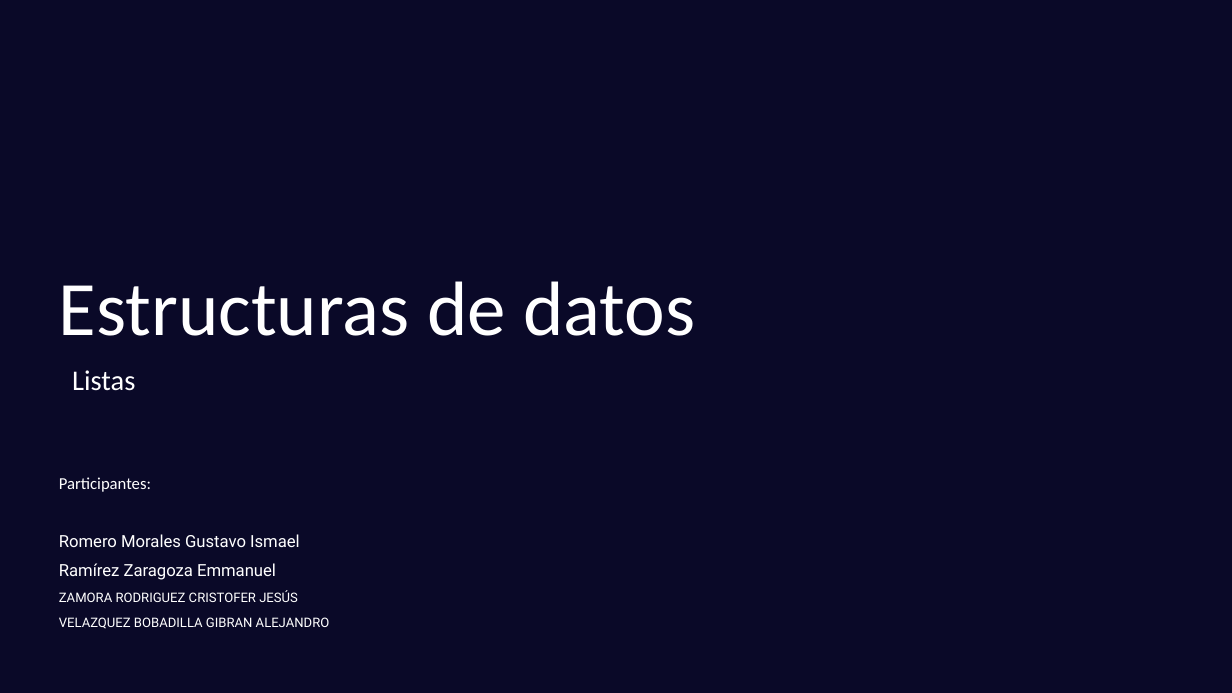
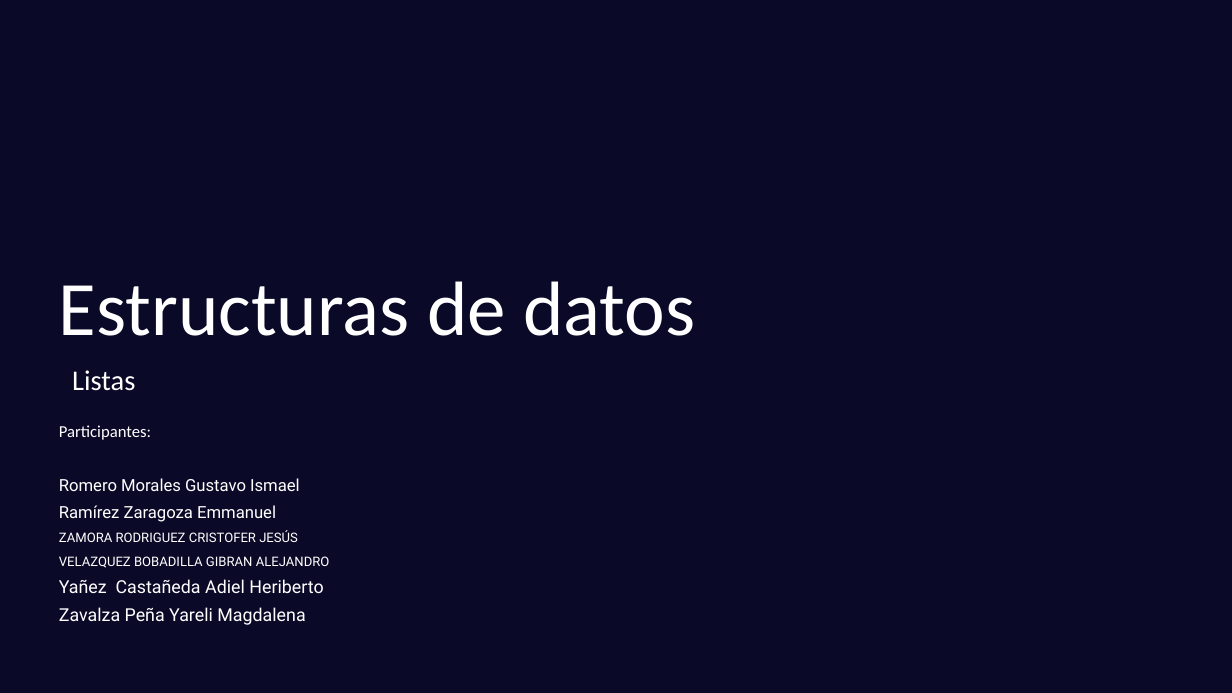
Before and after one commit to 987-Ismael-Romero/Listas, a slide deck: slide 1 of Expo/Expo_Listas.pptx. Drawn at 1232x693 pixels with LibreOffice and Linux fonts; fonts in the diff are those of the drawing; background and template pictures are left out. Boxes give left, top, right and bottom in pixels: in the first picture for what was removed or moved away, otherwise in the second. Text is boxed around its words. In the diff, an @@ line names an element or a change of style, - is before the commit and + after.

```diff
--- a/Expo/Expo_Listas.pptx
+++ b/Expo/Expo_Listas.pptx
@@ text "Participantes:": place and size @@
-text "Participantes:" at <box>59,477,330,629</box>
+text "Participantes:" at <box>59,425,330,625</box>
@@ text at <box>59,425,330,568</box>: line spacing 0.8 to 0.7 @@
@@ text at <box>59,579,323,625</box>: paragraphs added @@
+Yañez Castañeda Adiel Heriberto
+Zavalza Peña Yareli Magdalena
```
Also in this commit, not shown: 3 other slides changed, 1 slide added.
